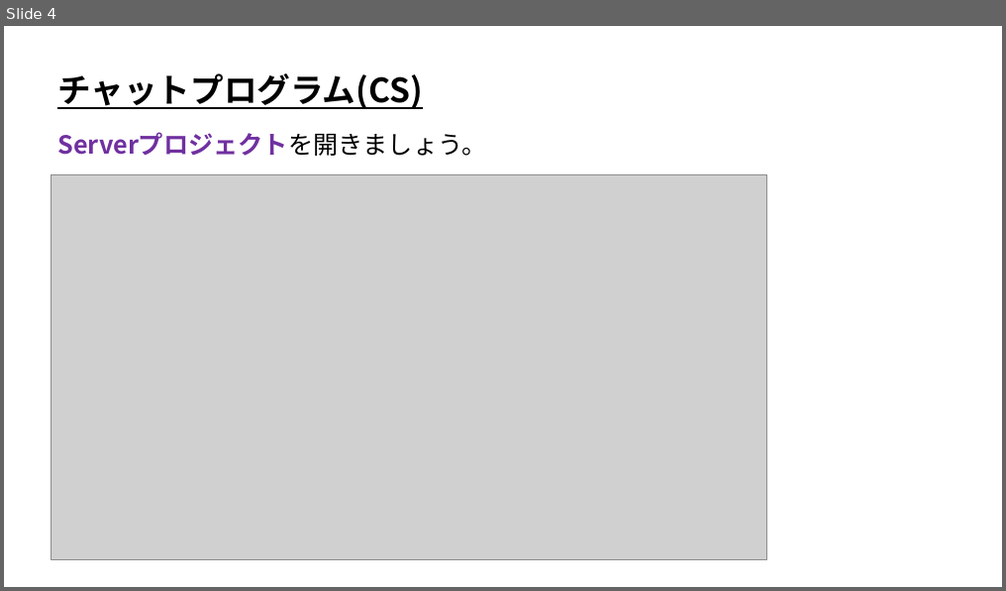
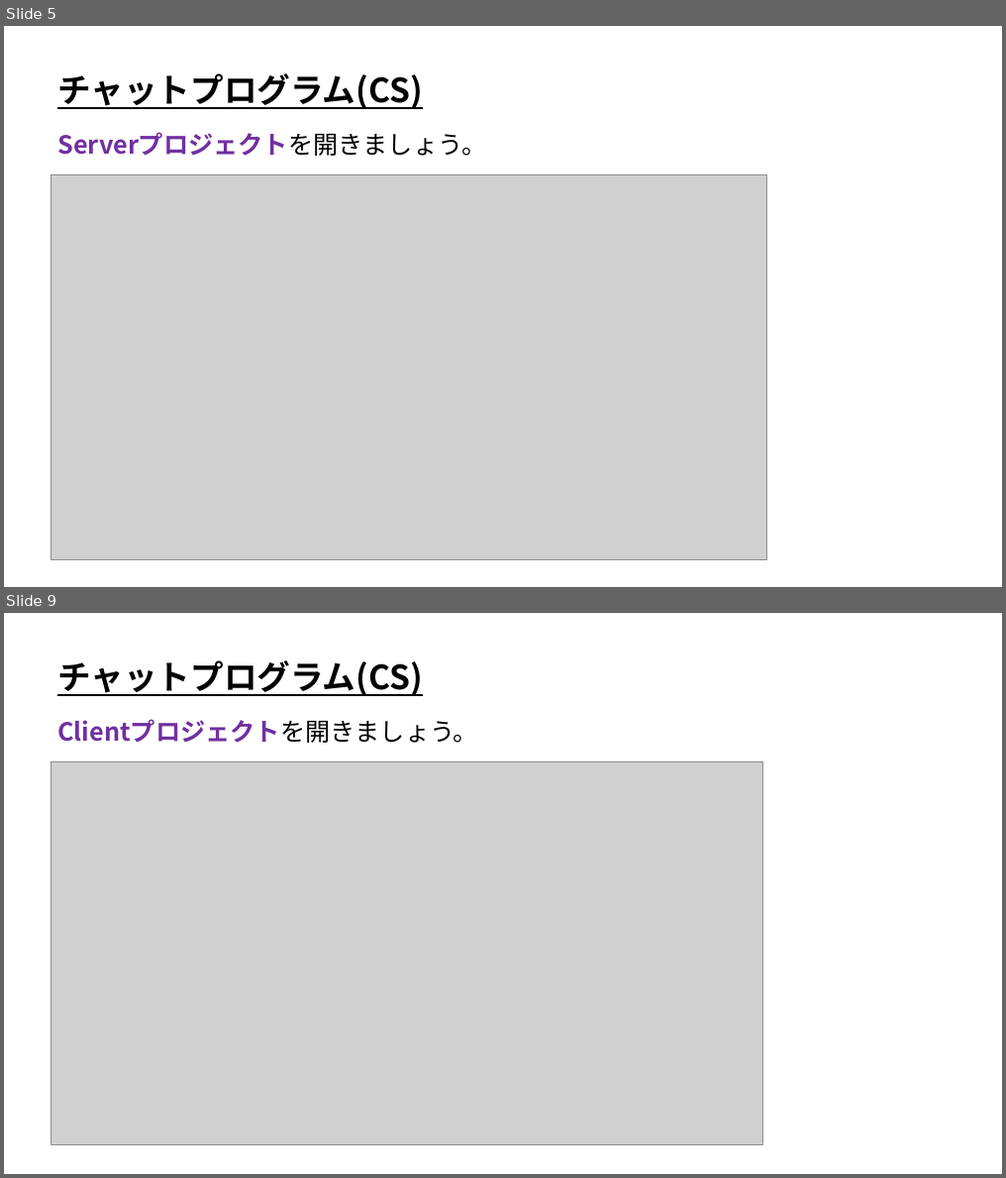
Before and after one commit to ArakiYusuke-Ohara/Textbook, a slide deck: ゲーム科3年/00_前期/オンラインゲームプログラミングⅠ/05_チャットプログラム(CS).pptx. Shown one above the other, each under a label of ours: slide 4 before the commit, slides 5 and 9 after it; the slides between them are not shown. The pictures are 1006x591 and 1006x1178 pixels, drawn with LibreOffice and Linux fonts; fonts in the diff are those of the drawing; grey boxes stand for pictures. Boxes give left, top, right and bottom in pixels: in the first picture for what was removed or moved away, otherwise in the second. Text is boxed around its words. In the diff, an @@ line names an element or a change of style, - is before the commit and + after.

Commit message:
チャットプログラムCS完成

```diff
--- a/ゲーム科3年/00_前期/オンラインゲームプログラミングⅠ/05_チャットプログラム(CS).pptx
+++ b/ゲーム科3年/00_前期/オンラインゲームプログラミングⅠ/05_チャットプログラム(CS).pptx
@@ slide 9 added at (x1=4, y1=613, x2=1002, y2=1174), background #FFFFFF @@
@@ text added at (x1=57, y1=661, x2=423, y2=696), 32 pt, text #000000, bold, underline @@
+チャットプログラム(CS)
@@ text added at (x1=57, y1=719, x2=478, y2=743), 24 pt, text #7030A0, bold @@
+Clientプロジェクトを開きましょう。
@@ picture added at (x1=51, y1=761, x2=763, y2=1146) @@
@@ what was slide 4 is now slide 5 @@
```
Also in this commit, not shown: 1 slide changed, 6 other slides added.
